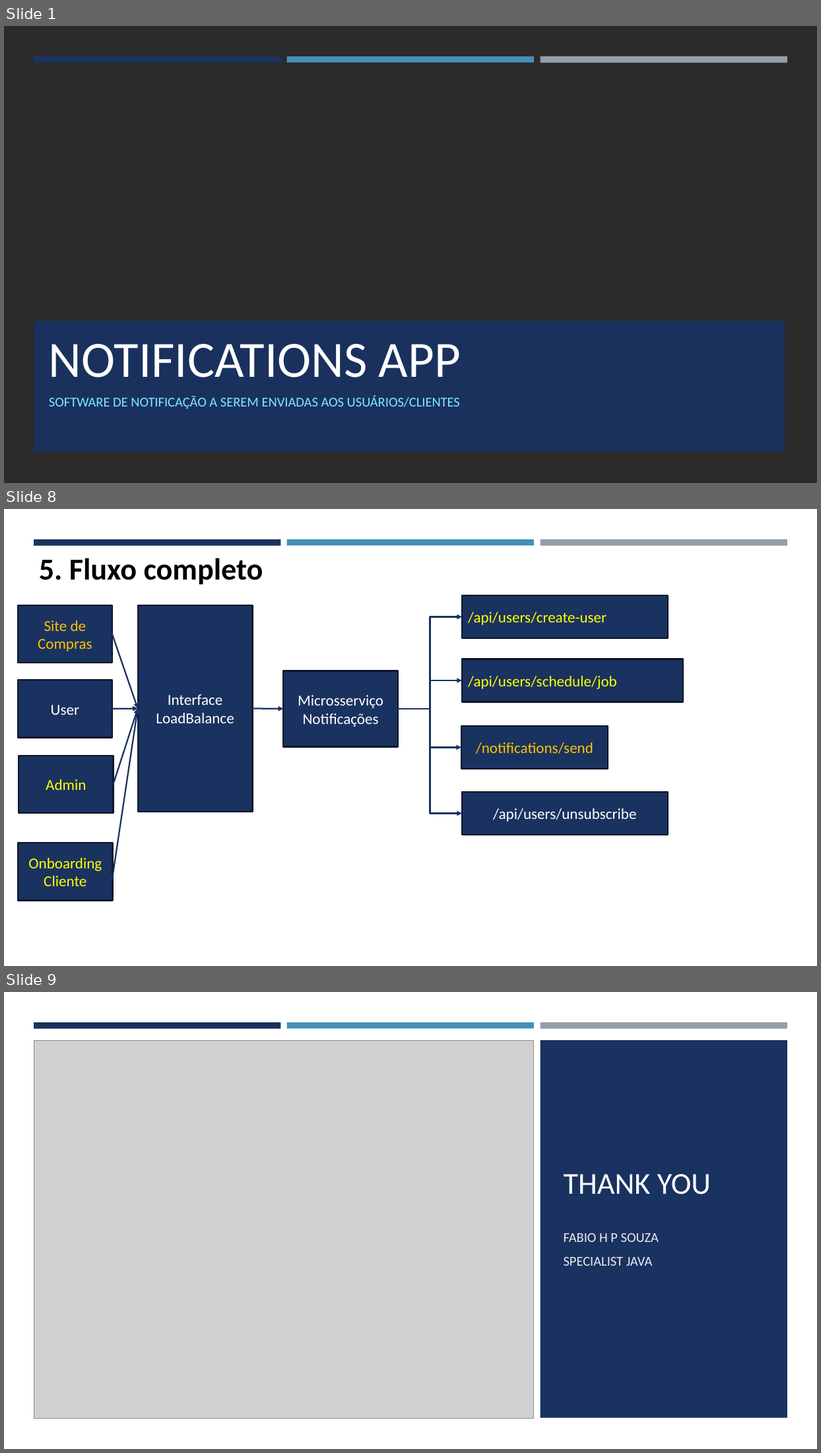
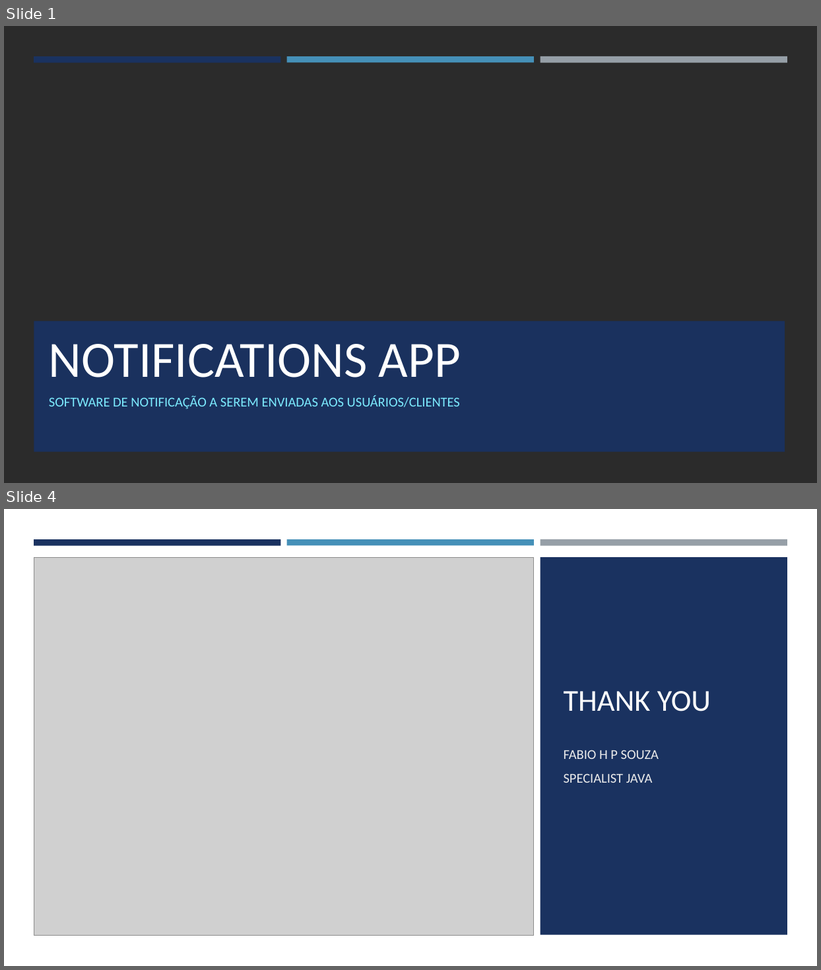
Before and after one commit to fahpsouza/notifications, a slide deck: docs/Notifications App.pptx. Shown one above the other, each under a label of ours: slides 1, 8 and 9 before the commit, slides 1 and 4 after it; the slides between them are not shown. The pictures are 821x1453 and 821x970 pixels, drawn with LibreOffice and Linux fonts; fonts in the diff are those of the drawing; grey boxes stand for pictures; background and template pictures are left out; a plain dark background stands for a picture behind light text. Boxes give left, top, right and bottom in pixels: in the first picture for what was removed or moved away, otherwise in the second. Text is boxed around its words. In the diff, an @@ line names an element or a change of style, - is before the commit and + after.

```diff
--- a/docs/Notifications App.pptx
+++ b/docs/Notifications App.pptx
@@ slide 8 removed at box(4, 509, 817, 966), background #FFFFFF @@
@@ rectangle removed at box(34, 539, 281, 545) @@
@@ rectangle removed at box(287, 539, 534, 545) @@
@@ rectangle removed at box(540, 539, 787, 546) @@
@@ text removed at box(39, 558, 263, 585) @@
-5. Fluxo completo
@@ rectangle removed at box(18, 605, 113, 663) @@
-Site de Compras
@@ rectangle removed at box(137, 605, 252, 812) @@
-Interface
-LoadBalance
@@ rectangle removed at box(462, 595, 668, 638) @@
-/api/users/create-user
@@ elbow arrow removed from (398, 709) to (462, 617) @@
@@ arrow removed from (112, 634) to (137, 708) @@
@@ rectangle removed at box(462, 659, 684, 702) @@
-/api/users/schedule/job
@@ rectangle removed at box(18, 681, 113, 738) @@
-User
@@ rectangle removed at box(283, 671, 398, 747) @@
-Microsserviço Notificações
@@ elbow arrow removed from (398, 709) to (462, 681) @@
@@ arrow removed from (112, 709) to (137, 708) @@
@@ arrow removed from (112, 880) to (137, 708) @@
@@ arrow removed from (113, 785) to (137, 708) @@
@@ arrow removed from (253, 708) to (283, 709) @@
@@ elbow arrow removed from (398, 709) to (461, 747) @@
@@ elbow arrow removed from (398, 709) to (462, 813) @@
@@ rectangle removed at box(461, 726, 608, 769) @@
-/notifications/send
@@ rectangle removed at box(19, 756, 113, 813) @@
-Admin
@@ rectangle removed at box(462, 792, 668, 835) @@
-/api/users/unsubscribe
@@ rectangle removed at box(18, 843, 113, 900) @@
-Onboarding Cliente
@@ what was slide 9 is now slide 4 @@
```
Also in this commit, not shown: 1 slide changed, 1 slide added, 5 other slides removed, 4 other files.
